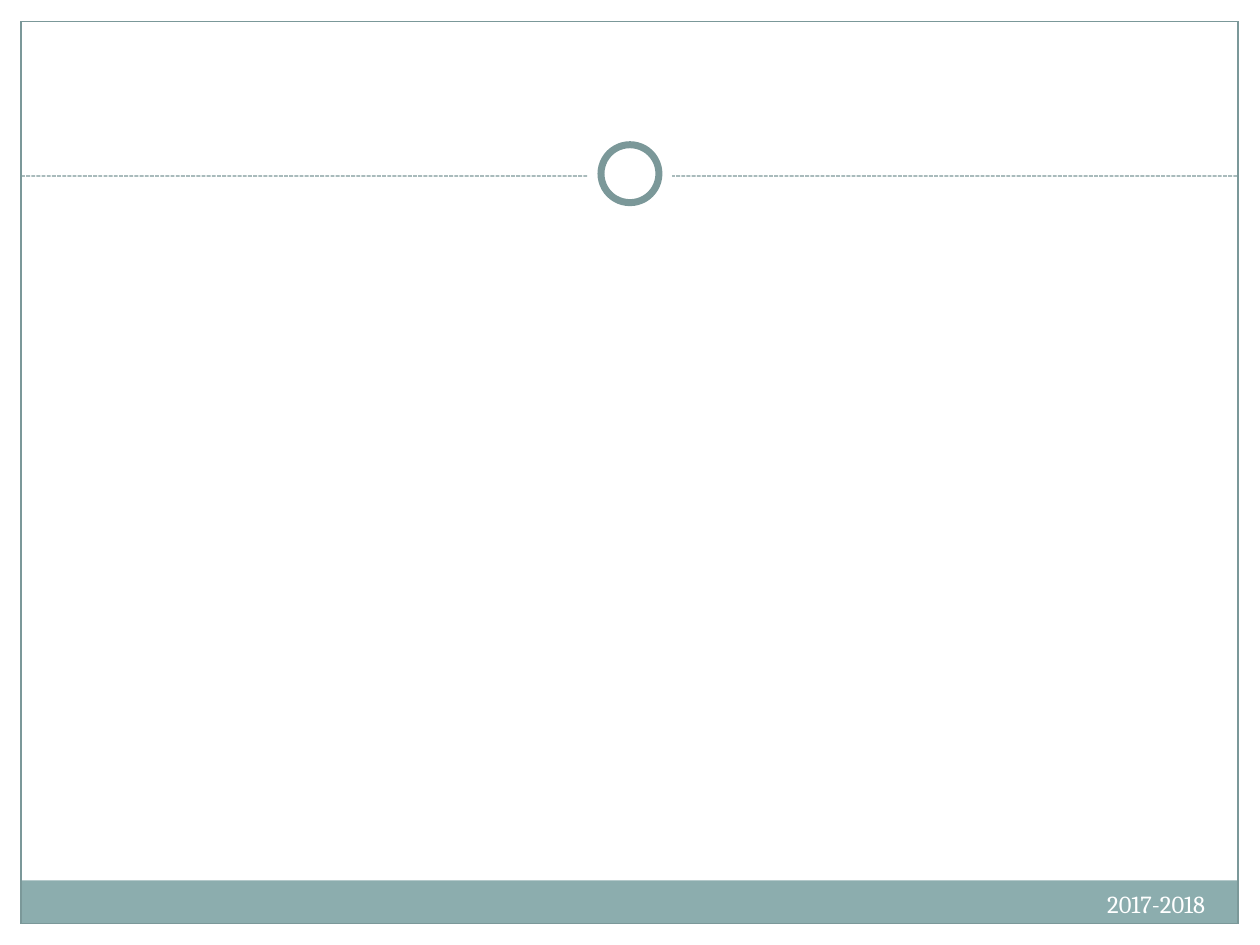
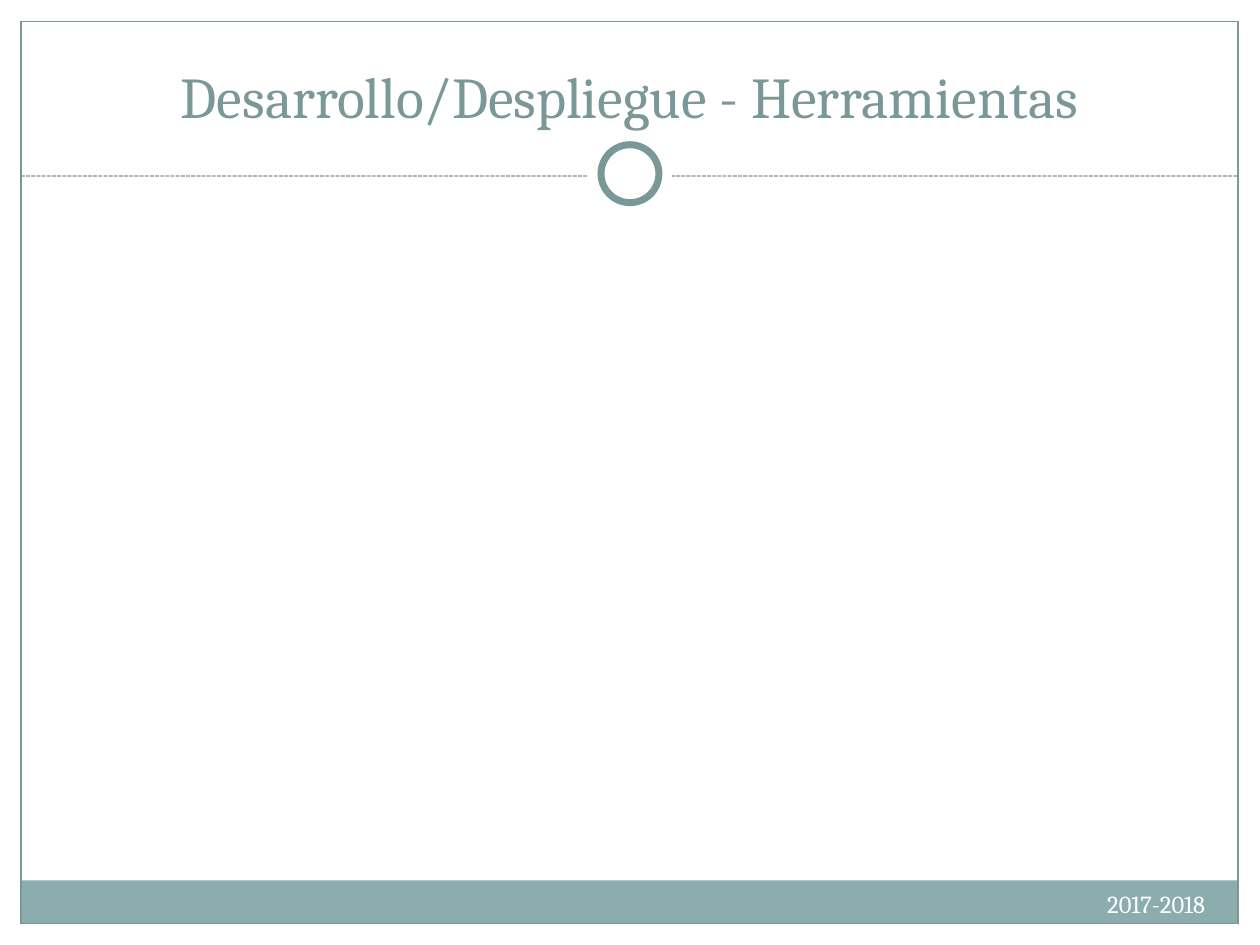
Before and after one commit to Compumatica/Proyecto-de-Ing-Software, a slide deck: slide 13 of docs/IntroIngSoft.PresentacionesFinales.pptx. Drawn at 1260x945 pixels with LibreOffice and Linux fonts; fonts in the diff are those of the drawing. Boxes give left, top, right and bottom in pixels: in the first picture for what was removed or moved away, otherwise in the second. Text is boxed around its words. In the diff, an @@ line names an element or a change of style, - is before the commit and + after.

```diff
--- a/docs/IntroIngSoft.PresentacionesFinales.pptx
+++ b/docs/IntroIngSoft.PresentacionesFinales.pptx
@@ title added at (x1=181, y1=78, x2=1078, y2=131), 33 pt, text #7C999A @@
+Desarrollo/Despliegue - Herramientas
```
Also in this commit, not shown: 9 other slides changed, 1 slide added, 1 slide removed.
